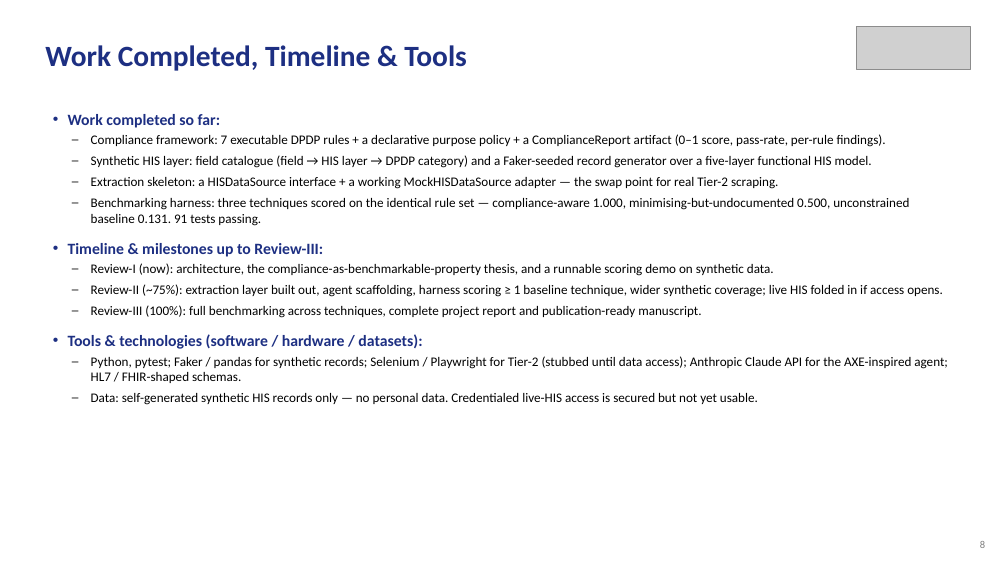
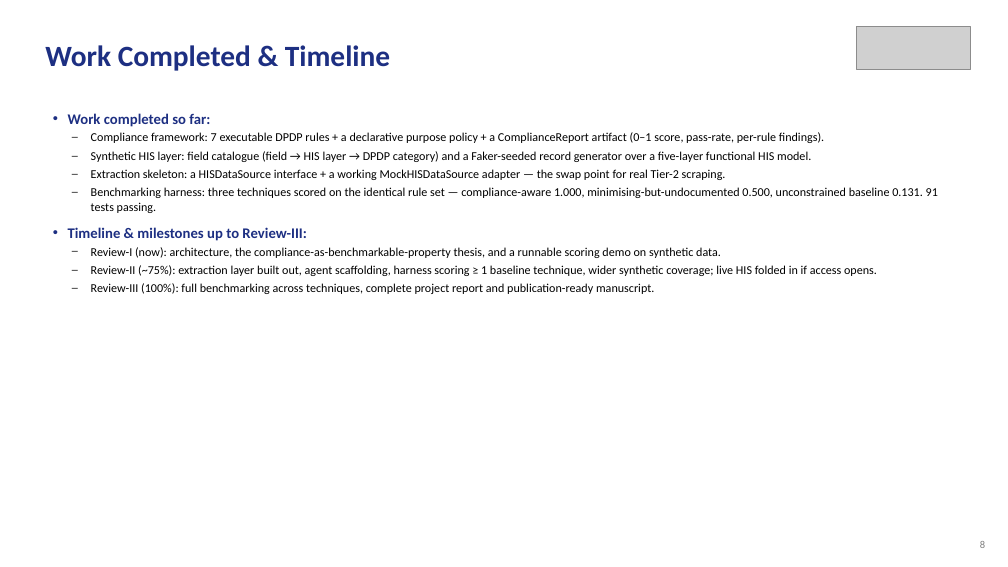
Before and after one commit to aysk1209/his-scraping-dpdp-project, a slide deck: slide 8 of Review-I.pptx (slide 6 before the commit). Drawn at 1008x567 pixels with LibreOffice and Linux fonts; fonts in the diff are those of the drawing; grey boxes stand for pictures. Boxes give left, top, right and bottom in pixels: in the first picture for what was removed or moved away, otherwise in the second. Text is boxed around its words. In the diff, an @@ line names an element or a change of style, - is before the commit and + after.

```diff
--- a/Review-I.pptx
+++ b/Review-I.pptx
@@ text at [45, 45, 390, 71]: text changed @@
-Work Completed, Timeline & Tools
+Work Completed & Timeline
@@ text "Work completed so far:" at [68, 113, 938, 294]: size 15 to 14 pt in "Work completed so far:", "Timeline & milestones up to Review-III:"; size 12.5 to 11.5 pt; less space between paragraphs @@
@@ text at [68, 334, 948, 405]: paragraphs removed @@
-• Tools & technologies (software / hardware / datasets):
-  – Python, pytest; Faker / pandas for synthetic records; Selenium / Playwright for Tier-2 (stubbed until data access); Anthropic Claude API for the AXE-inspired agent; HL7 / FHIR-shaped schemas.
-  – Data: self-generated synthetic HIS records only — no personal data. Credentialed live-HIS access is secured but not yet usable.
```
Also in this commit, not shown: 5 other slides changed, 3 slides added, 1 slide removed.
